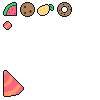
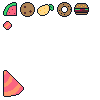
Layers edited between the first and the second 100 x 100 image:
painted on "hat" over (74, 3, 89, 15)
